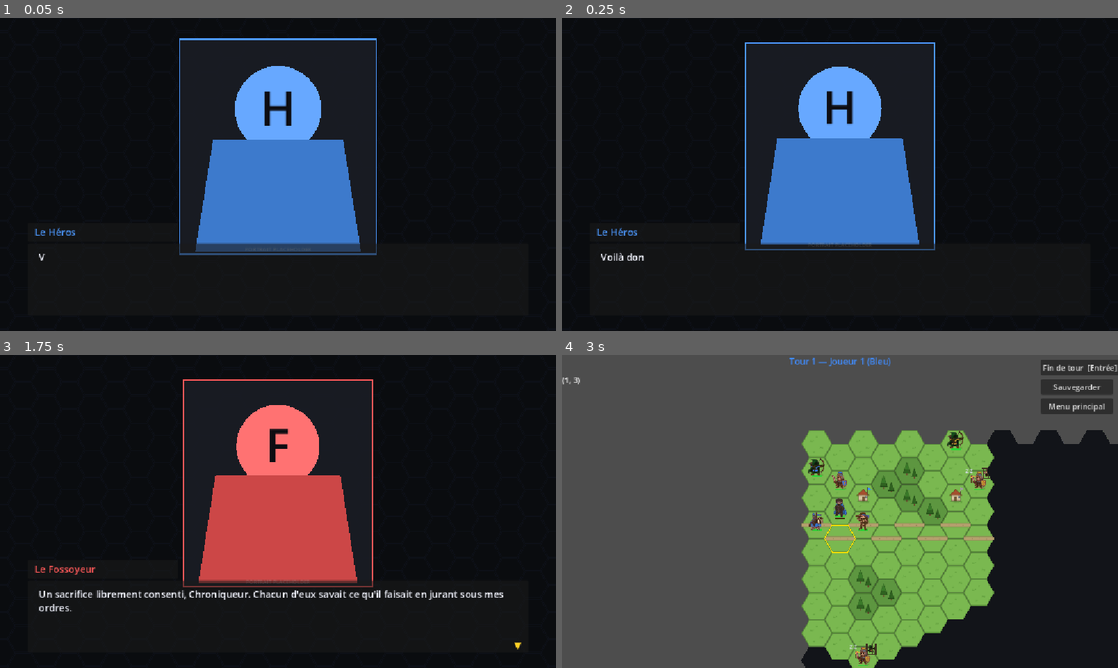
Above: before the commit, frames 1-4 (two rows, left to right).
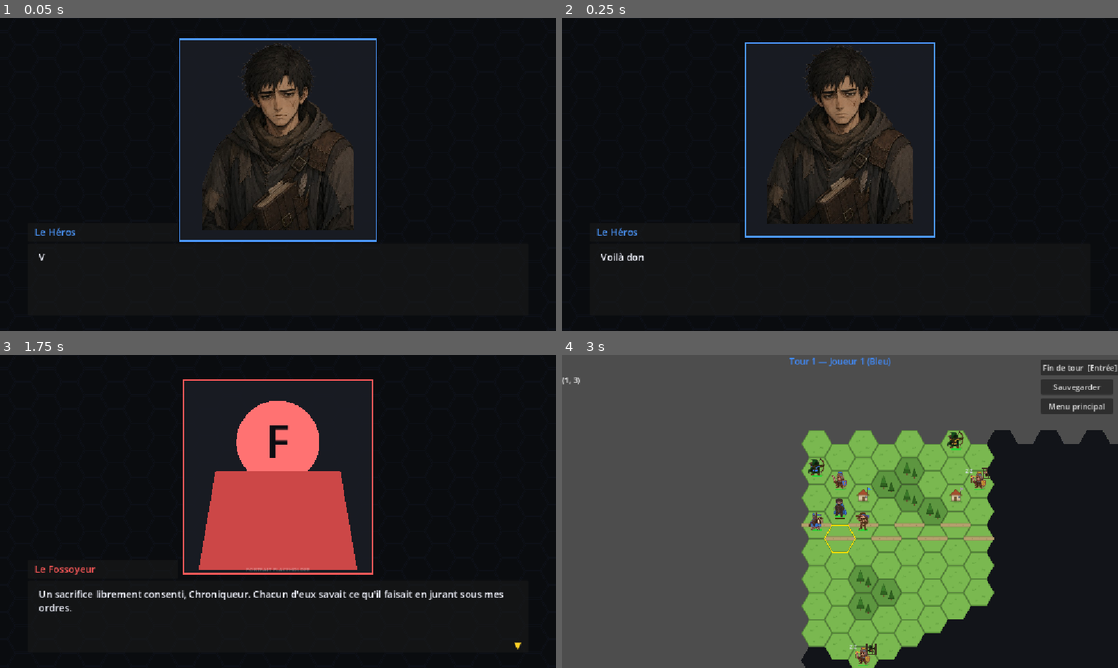
Above: after the commit, the same moments.

Repository: MaximeAutechaud/claude-wars
Game: Godot game, scene res://scenes/dialogue_demo.tscn
Two runs of this game, one before a commit and one after it. Both use one fixed random seed, a clock stepped at 60 frames per second and the inputs below. This scene is started directly instead of the project's main scene.
Inputs (mouse positions are in pixels of both pictures, inside the frame that each line leads up to):
- Up to frame 1 (0.05 s): no input
- Up to frame 2 (0.25 s): no input
- Up to frame 3 (1.75 s): tap Enter at 0.5, 0.6 s; hold Right 0.53-1.28 s; click (278, 511) at 0.67 s; tap Space at 0.77, 1.52 s; move the mouse to (166, 527) at 1.27 s; hold Down from 1.28 s (still down); tap Keypad Enter at 1.35 s; click (166, 527) at 1.42 s
- Up to frame 4 (3 s): tap Space at 2 s; move the mouse to (895, 442) at 2.02 s; release Down at 2.03 s; hold Right 2.03-2.75 s; tap Z at 2.1 s; click (895, 442) at 2.17 s; click "Nouvelle partie" at 2.75 s

The runs differ from the first frame. In frame 1, 13% of the frame differs, in the area x 32-68%, y 8-76%; in frame 2, 12%; in frame 3, 2.3%; in frame 4, nothing differs.

Commit message:
Portrait illustre, correction de mise en page et blip audio plus doux
Boite de dialogue : Le Heros affiche maintenant un artwork detoure
(assets/portraits/heros.png) via une table locuteur -> texture
(scripts/portraits.gd), avec repli automatique sur la silhouette
placeholder pour les autres personnages. Le cadre du portrait ne
chevauche plus la boite de texte. Le blip sonore est retravaille :
timbre plus doux (quasi sinusoidal, attaque/decay lisses plutot que le
melange sinus/carre initial), volume remonte, et declenchement toutes
les 2 lettres plutot qu'a chaque caractere pour eviter l'effet
mitraillette a la vitesse du typewriter.

Co-Authored-By: Claude Sonnet 5 <noreply@anthropic.com>
Claude-Session: https://claude.ai/code/session_01Qt5KXByEcWXQfX61RCxTX4

Diff:
--- a/scenes/dialogue_box.tscn
+++ b/scenes/dialogue_box.tscn
@@ -22,9 +22,20 @@
 anchor_left = 0.33
 anchor_top = 0.08
 anchor_right = 0.67
-anchor_bottom = 0.74
+anchor_bottom = 0.70
 mouse_filter = 2
 script = ExtResource("2_portrait")
+
+[node name="TextureRect" type="TextureRect" parent="Portrait"]
+visible = false
+layout_mode = 1
+anchor_left = 0.05
+anchor_top = 0.03
+anchor_right = 0.95
+anchor_bottom = 0.97
+mouse_filter = 2
+expand_mode = 1
+stretch_mode = 5
 
 [node name="NameTag" type="Panel" parent="."]
 layout_mode = 1
--- a/scripts/dialogue_box.gd
+++ b/scripts/dialogue_box.gd
@@ -18,6 +18,12 @@
 const COMMA_PAUSE := 0.10          # pause supplémentaire sur ,
 const BUMP_AMPLITUDE := 5.0        # px de tremblement du portrait qui parle
 const BUMP_SPEED := 14.0
+
+# Un blip toutes les BLIP_EVERY lettres (pas une par lettre) : à la vitesse
+# du typewriter, un blip par caractère se chevauche et sonne comme une
+# mitraillette plutôt que des blips distincts façon Animal Crossing.
+const BLIP_EVERY := 2
+const BLIP_VOLUME_DB := -6.0
 
 const PALETTE := [
 	Color(0.30, 0.60, 1.0), Color(1.0, 0.35, 0.35), Color(0.45, 0.85, 0.55),
@@ -40,9 +46,11 @@
 var talk_time: float = 0.0
 var speaker_colors: Dictionary = {}
 var blip_wav: AudioStreamWAV
+var _blip_count := 0
 
 func _ready() -> void:
 	blip_wav = _make_blip_wav()
+	blip_player.volume_db = BLIP_VOLUME_DB
 	visible = false
 	continue_arrow.visible = false
 	set_process(false)
@@ -78,7 +86,9 @@
 	text_label.visible_characters = chars_shown
 	var ch := _char_at(chars_shown - 1)
 	if ch != "" and ch != " " and ch != "\n":
-		_play_blip()
+		_blip_count += 1
+		if _blip_count % BLIP_EVERY == 0:
+			_play_blip()
 	if finishing:
 		_end_line()
 	elif ch == "." or ch == "!" or ch == "?":
@@ -116,9 +126,10 @@
 	var line: Dictionary = lines[index]
 	var speaker: String = str(line.get("speaker", "???"))
 	var color: Color = line.get("color", _color_for(speaker))
+	var portrait_tex: Texture2D = line.get("portrait", Portraits.for_speaker(speaker))
 	name_label.text = speaker
 	name_label.add_theme_color_override("font_color", color)
-	portrait.set_speaker(speaker, color)
+	portrait.set_speaker(speaker, color, portrait_tex)
 	_pop_portrait()
 	text_label.text = str(line.get("text", ""))
 	total_chars = text_label.get_total_character_count()
@@ -128,6 +139,7 @@
 	char_timer = 0.0
 	pause_timer = 0.0
 	talk_time = 0.0
+	_blip_count = 0
 	continue_arrow.visible = false
 
 func _pop_portrait() -> void:
@@ -149,21 +161,25 @@
 	blip_player.pitch_scale = base + randf_range(-0.05, 0.05)
 	blip_player.play()
 
-# Blip procédural (pas d'asset audio requis) : ton bref, mi-sinus mi-carré
-# pour le grain "8 bits" caractéristique, enveloppe en decay linéaire.
+# Blip procédural (pas d'asset audio requis) : ton bref et doux, quasi
+# sinusoïdal (un soupçon de 2e harmonique pour le grain, pas de carré —
+# trop dur/nasillard à ce volume), attaque courte pour éviter le clic et
+# decay exponentiel (plus naturel qu'une rampe linéaire).
 func _make_blip_wav() -> AudioStreamWAV:
 	var mix_rate := 22050
-	var duration := 0.045
+	var duration := 0.03
 	var n := int(mix_rate * duration)
+	var attack_n := maxi(1, int(n * 0.12))
 	var bytes := PackedByteArray()
 	bytes.resize(n * 2)
-	var freq := 400.0
+	var freq := 340.0
 	for i in n:
 		var t := float(i) / mix_rate
-		var env := 1.0 - float(i) / float(n)
-		var s := sin(TAU * freq * t)
-		s = s * 0.6 + sign(s) * 0.4
-		var v := int(clamp(s * env, -1.0, 1.0) * 32767.0)
+		var decay := exp(-7.0 * float(i) / n)
+		var attack := minf(1.0, float(i) / attack_n)
+		var env := decay * attack
+		var s := sin(TAU * freq * t) + 0.12 * sin(TAU * freq * 2.0 * t)
+		var v := int(clampf(s * env * 0.8, -1.0, 1.0) * 32767.0)
 		bytes.encode_s16(i * 2, v)
 	var wav := AudioStreamWAV.new()
 	wav.format = AudioStreamWAV.FORMAT_16_BITS
--- a/scripts/dialogue_portrait.gd
+++ b/scripts/dialogue_portrait.gd
@@ -1,10 +1,13 @@
 class_name DialoguePortrait
 extends Control
 
-# Portrait placeholder façon buste : tant qu'il n'y a pas de vrai artwork par
-# personnage, on dessine une silhouette (tête + épaules) teintée de la
+# Portrait du locuteur : un artwork détouré (Portraits.BY_SPEAKER) quand il
+# existe, sinon une silhouette de secours (tête + épaules) teintée de la
 # couleur du locuteur, avec son initiale. `bob_offset` est piloté par
-# DialogueBox pendant qu'un personnage "parle" (léger tremblement vertical).
+# DialogueBox pendant qu'un personnage "parle" (léger tremblement vertical) —
+# appliqué à l'artwork comme à la silhouette.
+
+@onready var texture_rect: TextureRect = $TextureRect
 
 var accent: Color = Color(0.55, 0.58, 0.65)
 var initial: String = "?"
@@ -13,9 +16,11 @@
 func _ready() -> void:
 	resized.connect(queue_redraw)
 
-func set_speaker(speaker_name: String, color: Color) -> void:
+func set_speaker(speaker_name: String, color: Color, portrait: Texture2D = null) -> void:
 	accent = color
 	initial = _pick_initial(speaker_name)
+	texture_rect.texture = portrait
+	texture_rect.visible = portrait != null
 	queue_redraw()
 
 # Ignore l'article initial ("Le Fossoyeur" -> F, pas L) : les noms de
@@ -35,9 +40,14 @@
 	var s := size
 	if s.x <= 0.0 or s.y <= 0.0:
 		return
+	texture_rect.position.y = bob_offset
+
 	var cx := s.x * 0.5
 	draw_rect(Rect2(Vector2.ZERO, s), Color(0.1, 0.11, 0.14, 0.92), true)
 	draw_rect(Rect2(Vector2.ZERO, s), accent, false, 3.0)
+
+	if texture_rect.visible:
+		return
 
 	var head_r := s.x * 0.22
 	var head_c := Vector2(cx, s.y * 0.32 + bob_offset)
--- /dev/null
+++ b/scripts/portraits.gd
@@ -0,0 +1,11 @@
+class_name Portraits
+
+# Portraits illustrés (détourés) pour les personnages nommés de la boîte de
+# dialogue (dialogue_box.gd) — à défaut d'entrée ici, DialoguePortrait
+# retombe sur sa silhouette générique de secours.
+const BY_SPEAKER: Dictionary = {
+	"Le Héros": preload("res://assets/portraits/heros.png"),
+}
+
+static func for_speaker(speaker: String) -> Texture2D:
+	return BY_SPEAKER.get(speaker)
--- a/tests/screenshot_dialogue.gd
+++ b/tests/screenshot_dialogue.gd
@@ -17,7 +17,7 @@
 	var box: DialogueBox = (load("res://scenes/dialogue_box.tscn") as PackedScene).instantiate()
 	add_child(box)
 	box.play([
-		{"speaker": "Le Fossoyeur", "text": "Tu me cherchais, petit Chroniqueur ? Voilà une erreur que tu ne referas pas deux fois."},
+		{"speaker": "Le Héros", "text": "Voilà donc le fameux Fossoyeur... Je ne pensais pas te trouver si vite."},
 	])
 	await get_tree().create_timer(1.0).timeout   # laisse le typewriter avancer et le portrait bumper
 	get_viewport().get_texture().get_image().save_png(out)
Binary file added: assets/portraits/heros.png
Not shown, added: assets/portraits/heros.png.import
Not shown, added: scripts/portraits.gd.uid
Not shown, changed: DESIGN.md
